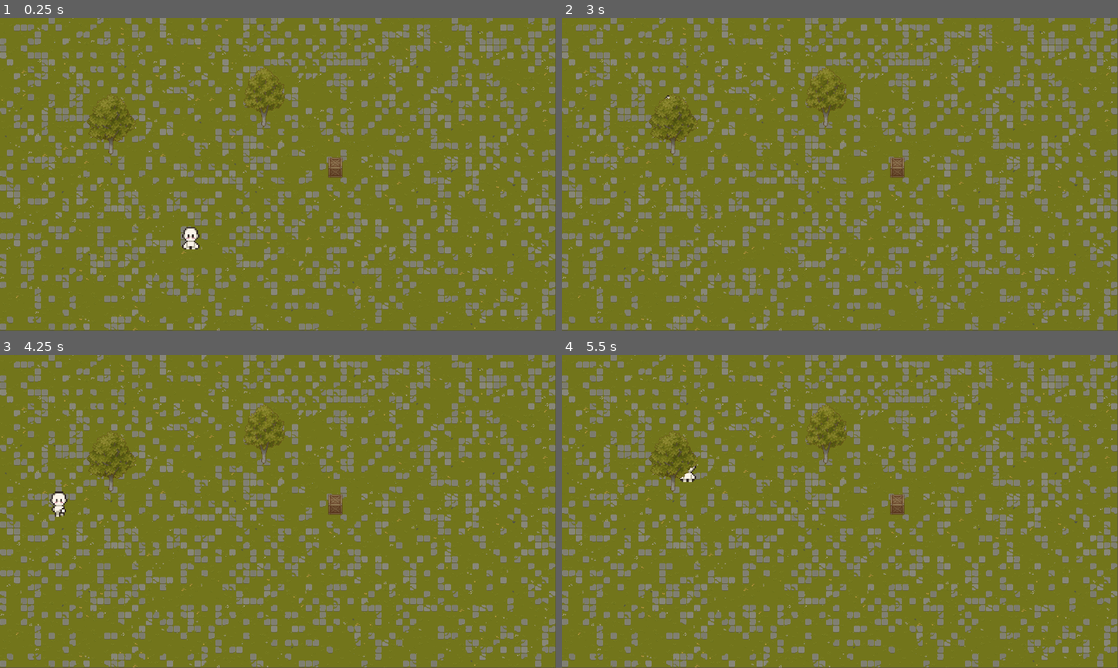
Above: before the commit, frames 1-4 (two rows, left to right).
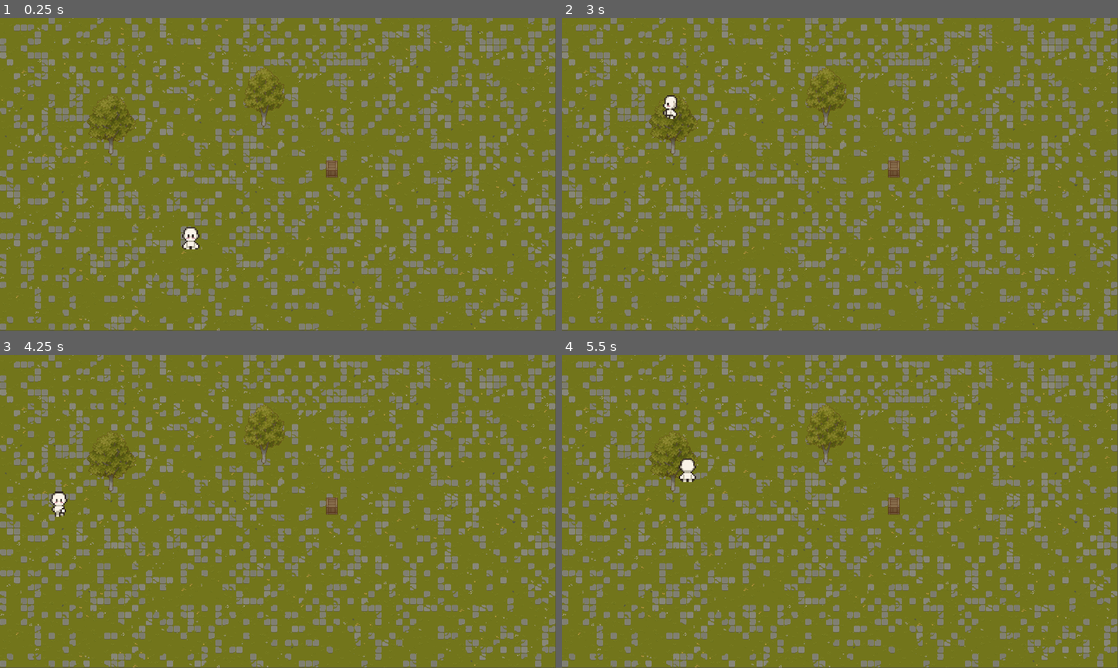
Above: after the commit, the same moments.

Repository: Ironash01/sandee_repo
Game: Godot game, scene res://scenes/TestMap.tscn
The game is run twice, just before and just after one commit, with the same random seed, the same clock (stepped at 60 frames per second) and the same inputs. This scene is started directly instead of the project's main scene.
Inputs:
- Up to frame 1 (0.25 s): no input
- Up to frame 2 (3 s): tap Enter (ui_accept) at 0.5, 0.77, 1.52 s; hold Up (ui_up) 0.53-2.03 s; hold Left (ui_left) from 2.03 s (still down)
- Up to frame 3 (4.25 s): tap Enter (ui_accept) at 3.02, 3.77 s; release Left (ui_left) at 3.53 s; hold Down (ui_down) from 3.53 s (still down)
- Up to frame 4 (5.5 s): release Down (ui_down) at 4.28 s; hold Right (ui_right) 4.28-5.03 s; tap Enter (ui_accept) at 4.52 s; hold Up (ui_up) from 5.03 s (still down)

The runs differ from the first frame. In frame 1, 0.1% of the frame differs, in the area x 58-62%, y 44-52%; in frame 2, 0.3%, in the area x 18-62%, y 24-52%; in frame 3, 0.1%; in frame 4, 0.2%.

Commit message:
Consulation Experimenting Changes

Diff:
--- a/sandee/scenes/TestMap.tscn
+++ b/sandee/scenes/TestMap.tscn
@@ -335,8 +335,6 @@
 30:4/0 = 0
 6:5/0 = 0
 7:5/0 = 0
-10:5/0 = 0
-11:5/0 = 0
 14:5/0 = 0
 15:5/0 = 0
 18:5/0 = 0
@@ -353,8 +351,6 @@
 4:6/0 = 0
 6:6/0 = 0
 7:6/0 = 0
-10:6/0 = 0
-11:6/0 = 0
 14:6/0 = 0
 15:6/0 = 0
 16:6/0 = 0
@@ -371,8 +367,6 @@
 4:7/0 = 0
 6:7/0 = 0
 7:7/0 = 0
-10:7/0 = 0
-11:7/0 = 0
 14:7/0 = 0
 15:7/0 = 0
 16:7/0 = 0
@@ -622,15 +616,17 @@
 17:31/0 = 0
 18:31/0 = 0
 19:31/0 = 0
+10:5/size_in_atlas = Vector2i(2, 3)
+10:5/0 = 0
+10:5/0/texture_origin = Vector2i(0, 13)
+10:5/0/physics_layer_0/polygon_0/points = PackedVector2Array(-12, -30, 12, -30, 12, -12, -12, -12)
 
 [sub_resource type="TileSet" id="TileSet_6tgn8"]
+physics_layer_0/collision_layer = 8
 sources/0 = SubResource("TileSetAtlasSource_hvxcm")
 
-[sub_resource type="RectangleShape2D" id="RectangleShape2D_l346b"]
-size = Vector2(33, 46)
-
-[sub_resource type="CircleShape2D" id="CircleShape2D_nhfgm"]
-radius = 46.389652
+[sub_resource type="CircleShape2D" id="CircleShape2D_c2xor"]
+radius = 62.0
 
 [sub_resource type="TileSetAtlasSource" id="TileSetAtlasSource_eqffy"]
 texture = ExtResource("4_s2mfq")
@@ -881,6 +877,7 @@
 sources/0 = SubResource("TileSetAtlasSource_eqffy")
 
 [node name="Node2D" type="Node2D" unique_id=1467605827]
+y_sort_enabled = true
 
 [node name="Background" type="Node2D" parent="." unique_id=458700039]
 
@@ -890,29 +887,33 @@
 tile_set = SubResource("TileSet_g2opk")
 
 [node name="Player" parent="." unique_id=1160333111 instance=ExtResource("1_fodck")]
+y_sort_enabled = true
 position = Vector2(426, 484)
 scale = Vector2(2, 2)
+collision_mask = 9
 
 [node name="CraftingStation" type="Node2D" parent="." unique_id=1073123592]
 position = Vector2(788, 351)
 
-[node name="TileMap" type="TileMap" parent="CraftingStation" unique_id=890688873]
+[node name="TileMap" type="TileMapLayer" parent="CraftingStation" unique_id=365831071]
+y_sort_enabled = true
+texture_filter = 1
+tile_map_data = PackedByteArray("AAD+/wAAAAAKAAUAAAA=")
 tile_set = SubResource("TileSet_6tgn8")
-format = 2
-layer_0/tile_data = PackedInt32Array(-65538, 655360, 1, -2, 655360, 2, 65534, 655360, 3, -65537, 720896, 1, -1, 720896, 2, 65535, 720896, 3)
-
-[node name="PhysCol" type="CollisionShape2D" parent="CraftingStation" unique_id=178777029]
-light_mask = 9
-position = Vector2(-15.5, -7)
-shape = SubResource("RectangleShape2D_l346b")
-
-[node name="Interact" type="CollisionShape2D" parent="CraftingStation" unique_id=2004727520]
+
+[node name="Interact" type="Area2D" parent="CraftingStation" unique_id=193052946]
 light_mask = 5
 position = Vector2(-16, -7)
-shape = SubResource("CircleShape2D_nhfgm")
+collision_layer = 4
+
+[node name="CollisionShape2D" type="CollisionShape2D" parent="CraftingStation/Interact" unique_id=105762740]
+position = Vector2(-7, 3)
+shape = SubResource("CircleShape2D_c2xor")
 
 [node name="TreeExample" type="Node2D" parent="." unique_id=1321481590]
 
 [node name="TileMapLayer" type="TileMapLayer" parent="TreeExample" unique_id=213139787]
 tile_map_data = PackedByteArray("AAAMAA4AAAABAAQAAAAMAA8AAAABAAUAAAAMABAAAAABAAYAAAANAAwAAAACAAIAAAANAA0AAAACAAMAAAANAA …(1392 unchanged characters)…
 tile_set = SubResource("TileSet_phjh0")
+
+[connection signal="body_entered" from="CraftingStation/Interact" to="Player" method="_on_body_entered"]
--- a/sandee/scenes/play_button.gd
+++ b/sandee/scenes/play_button.gd
@@ -4,4 +4,4 @@
 	pressed.connect(_on_pressed)
 
 func _on_pressed() -> void:
-	get_tree().change_scene_to_file("res://scenes/TestMap.tscn")# Replace with function body.
+	get_tree().change_scene_to_file("res://scenes//world.tscn")# Replace with function body.
--- a/sandee/scenes/player.gd
+++ b/sandee/scenes/player.gd
@@ -42,6 +42,8 @@
 		interactable_in_range.call("interact", self)  # call object's interact function
 
 
+
+
 func play_walk_animation(direction: Vector2):
 	if abs(direction.x) > abs(direction.y):
 		sprite.flip_h = direction.x < 0
@@ -68,9 +70,9 @@
 
 # ---------------- Interaction Signals ----------------
 
-func _on_body_entered(body):
+func _on_body_entered(body: Node2D) -> void:
 	# Only react to Layer 3 (interact range)
-	if body.collision_layer & (1 << 2):  # Layer 3 = index 2
+	if body.collision_layer & (1 << 4):  # Layer 3 = index 2
 		interactable_in_range = body.get_parent()
 		print("In range of:", interactable_in_range.name)
 		show_interact_popup()
@@ -83,7 +85,7 @@
 		hide_interact_popup()
 
 
-# ---------------- Interact Popup ----------------
+# Interact Test
 
 func show_interact_popup():
 	if interact_popup == null:
@@ -95,3 +97,7 @@
 func hide_interact_popup():
 	if interact_popup:
 		interact_popup.visible = false
+
+
+func _on_interact_body_entered(body: Node2D) -> void:
+	pass # Replace with function body.
--- a/sandee/scenes/player.tscn
+++ b/sandee/scenes/player.tscn
@@ -280,6 +280,7 @@
 size = Vector2(18, 30)
 
 [node name="Player" type="CharacterBody2D" unique_id=809387947]
+collision_mask = 15
 script = ExtResource("1_g2els")
 
 [node name="PlayerAnimation" type="AnimatedSprite2D" parent="." unique_id=482050711]
@@ -287,7 +288,7 @@
 position = Vector2(6.5, 7)
 scale = Vector2(1.65, 1.7)
 sprite_frames = SubResource("SpriteFrames_tuyoq")
-animation = &"idle_facingleft"
+animation = &"walk_up"
 autoplay = "idle"
 
 [node name="PlayerCol" type="CollisionShape2D" parent="." unique_id=723780302]
Binary file added: sandee/sprites/Astronaut Player/Astronaut Player.png
Not shown, added: sandee/sprites/Astronaut Player/Astronaut Player.png.import
Not shown, added: sandee/sprites/Astronaut Player/read_me.txt
Not shown, added: SandEE General Design.docx
Not shown, added: sandee/sprites/Astronaut Player.rar
